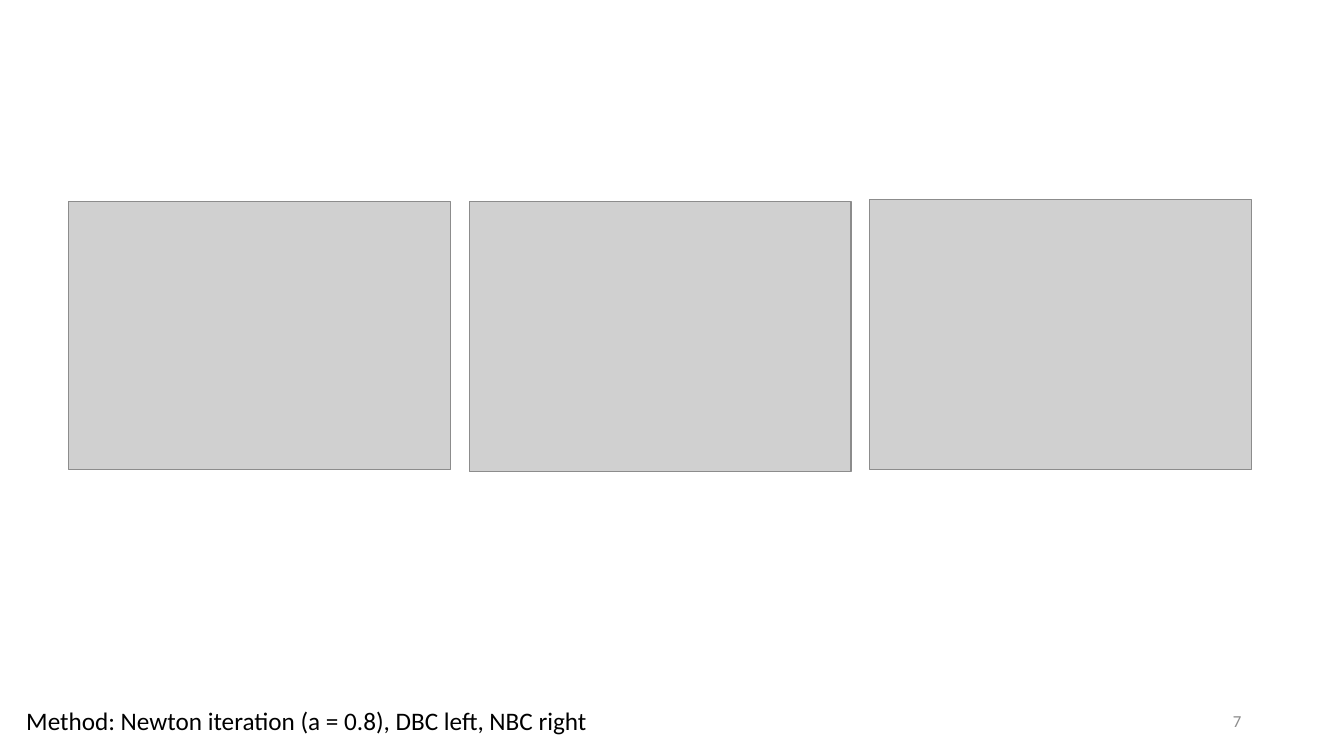
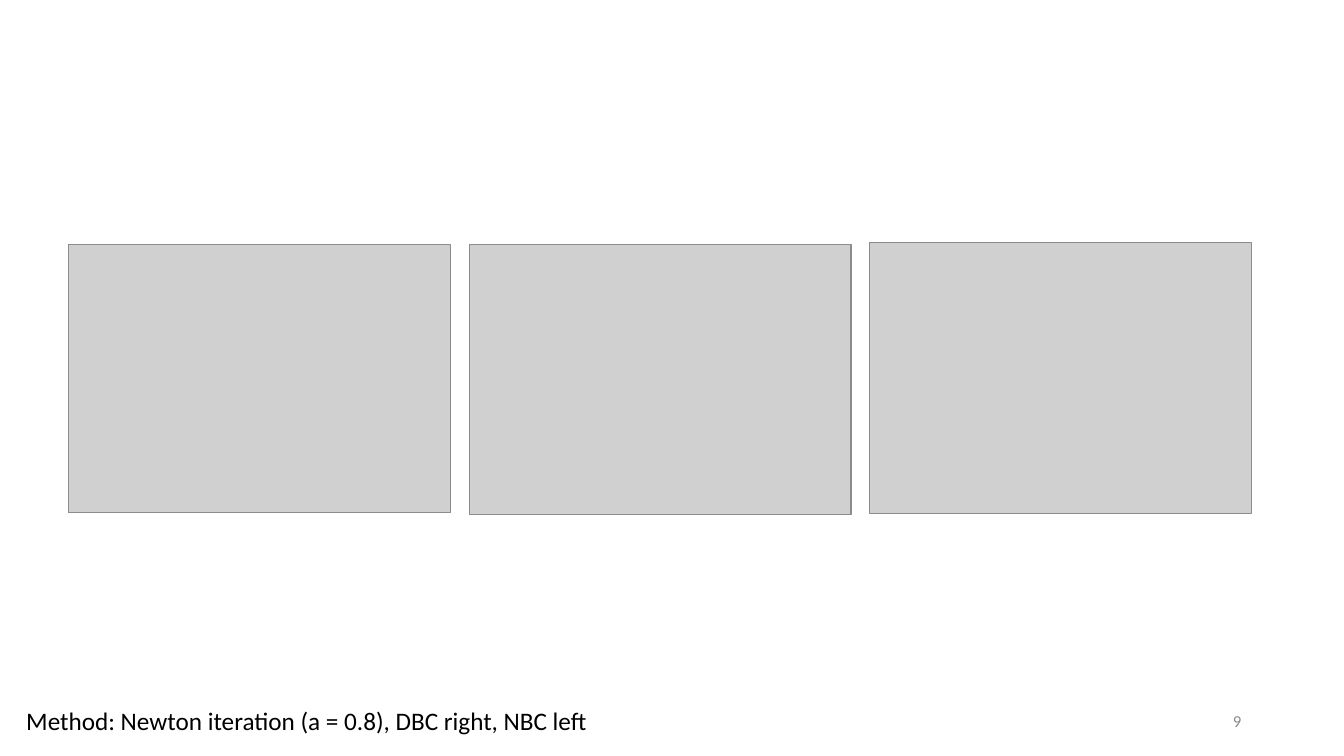
Before and after one commit to tyokokur/presentations, a slide deck: slide 9 of NAF.pptx (slide 7 before the commit). Drawn at 1344x756 pixels with LibreOffice and Linux fonts; fonts in the diff are those of the drawing; grey boxes stand for pictures; background and template pictures are left out. Boxes give left, top, right and bottom in pixels: in the first picture for what was removed or moved away, otherwise in the second. Text is boxed around its words. In the diff, an @@ line names an element or a change of style, - is before the commit and + after.

```diff
--- a/NAF.pptx
+++ b/NAF.pptx
@@ 3 pictures: place and size @@
-3 pictures at bbox=[69, 200, 1252, 472]
+3 pictures at bbox=[69, 243, 1252, 515]
@@ text at bbox=[26, 711, 587, 735]: text changed @@
-Method: Newton iteration (a = 0.8), DBC left, NBC right
+Method: Newton iteration (a = 0.8), DBC right, NBC left
@@ page number at bbox=[1233, 716, 1241, 727]: text changed @@
-7
+9
```
Also in this commit, not shown: 2 other slides changed, 1 slide added, 1 slide removed.
